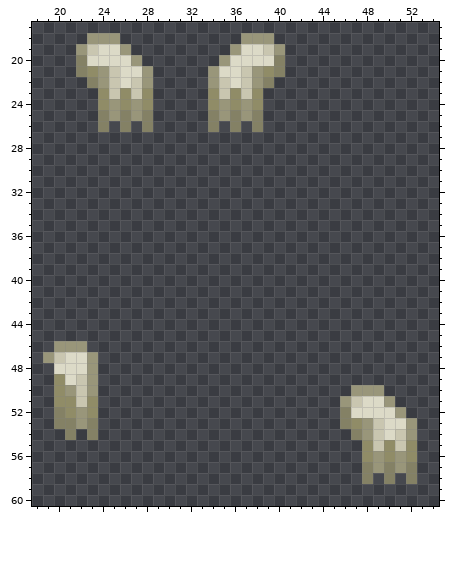
Pixel-art sprite -- Resources/Textures/_CP14/Objects/ModularTools/Blade/Mop/mop.rsi/inhand-left.png. The picture above is the old version.
The file is 64x64 pixels. Shown: x 18..54, y 17..60.
The result:
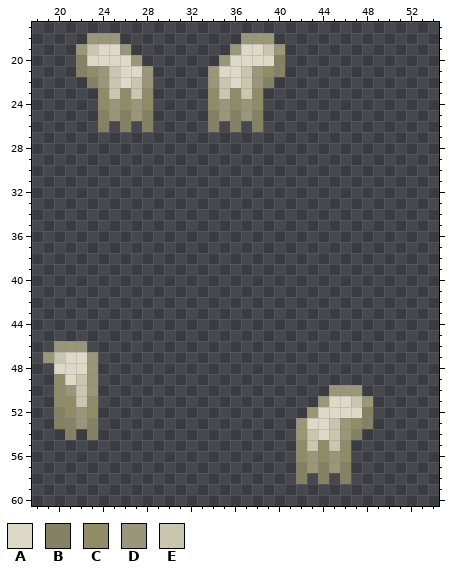
Palette (. is transparent): A #dcdac7  B #848165  C #908c67  D #99967a  E #c9c6b0
Difference:
@@ x 40..54 @@
 49 ...............
-50 .......DDD.....
-51 ......DEAAD....
-52 ......BAAAAD...
-53 ......BCDEAAD..
-54 .......BDEAED..
-55 ........CECEC..
-56 ........CDCDC..
-57 ........BDBDB..
-58 ........B.B.B..
+50 .....DDD.......
+51 ....DAAED......
+52 ...DAAAAB......
+53 ..DAAEDCB......
+54 ..DEAEDB.......
+55 ..CECEC........
+56 ..CDCDC........
+57 ..BDBDB........
+58 ..B.B.B........
 59 ...............
